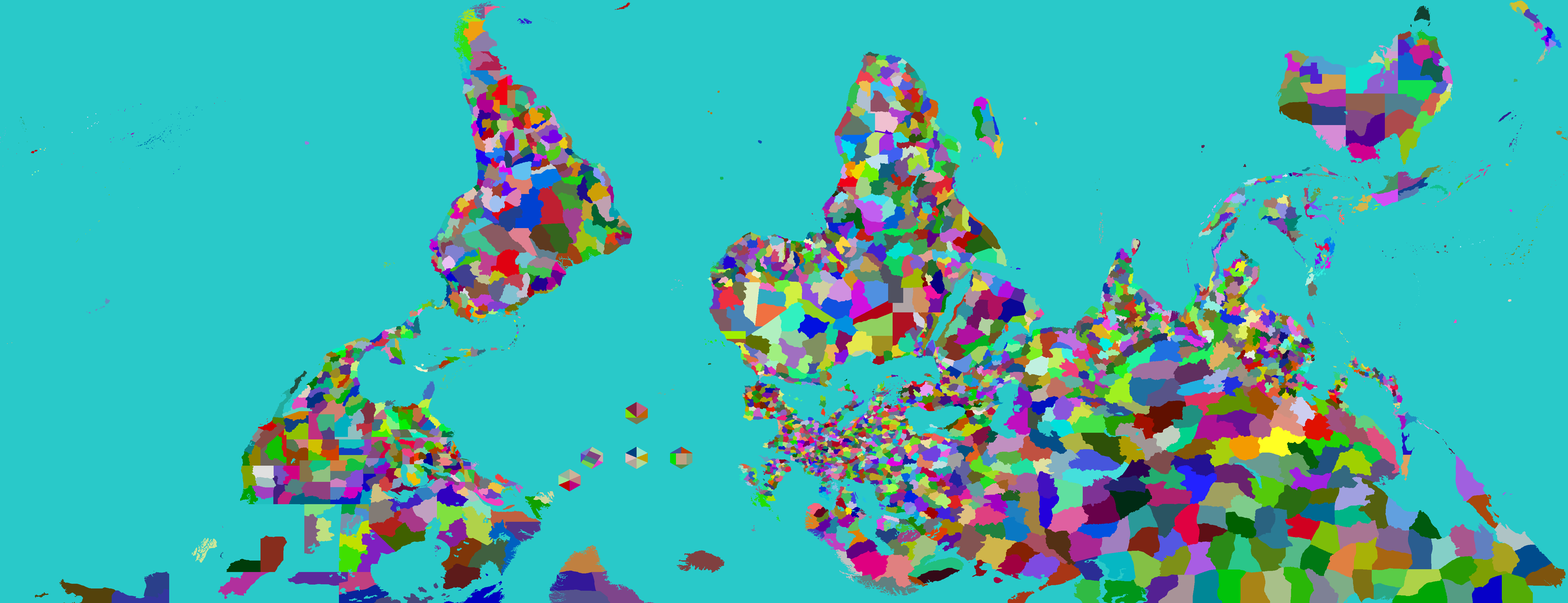
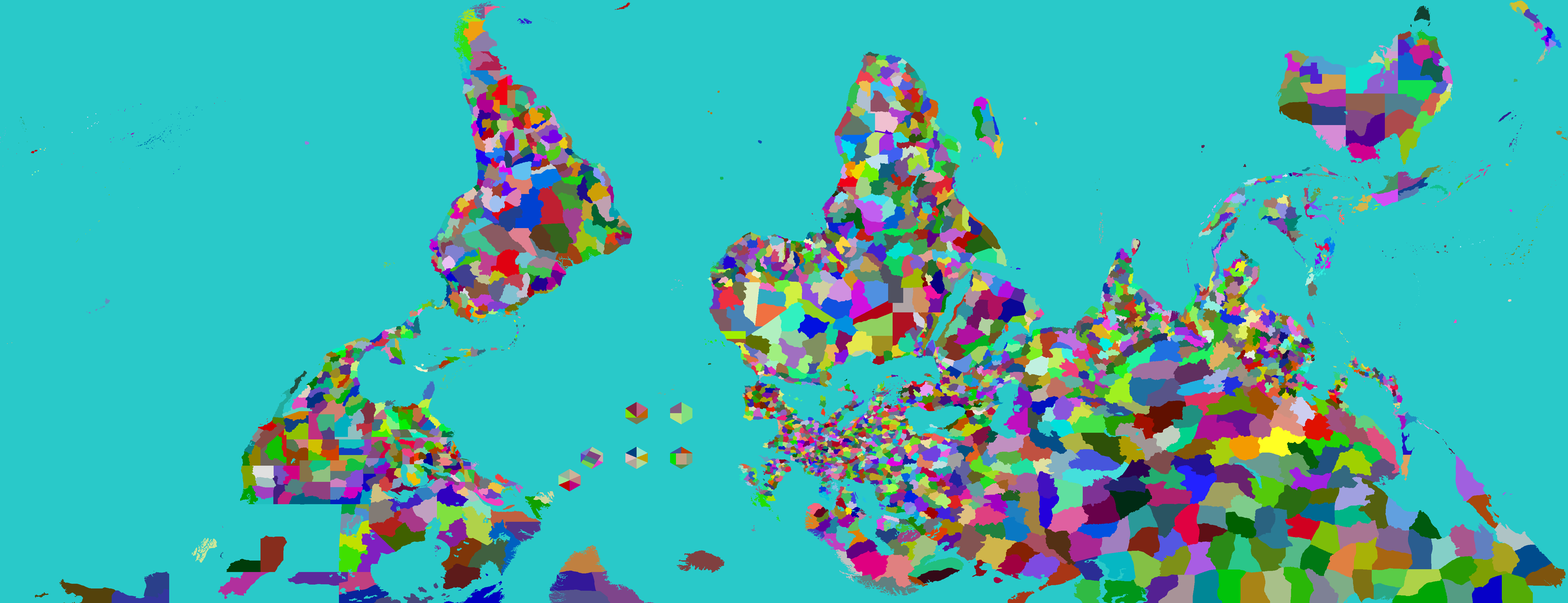
Layered file, before and after one edit (1568x603). Changes by layer:
painted on "Provinces" over [304, 402, 693, 555]
